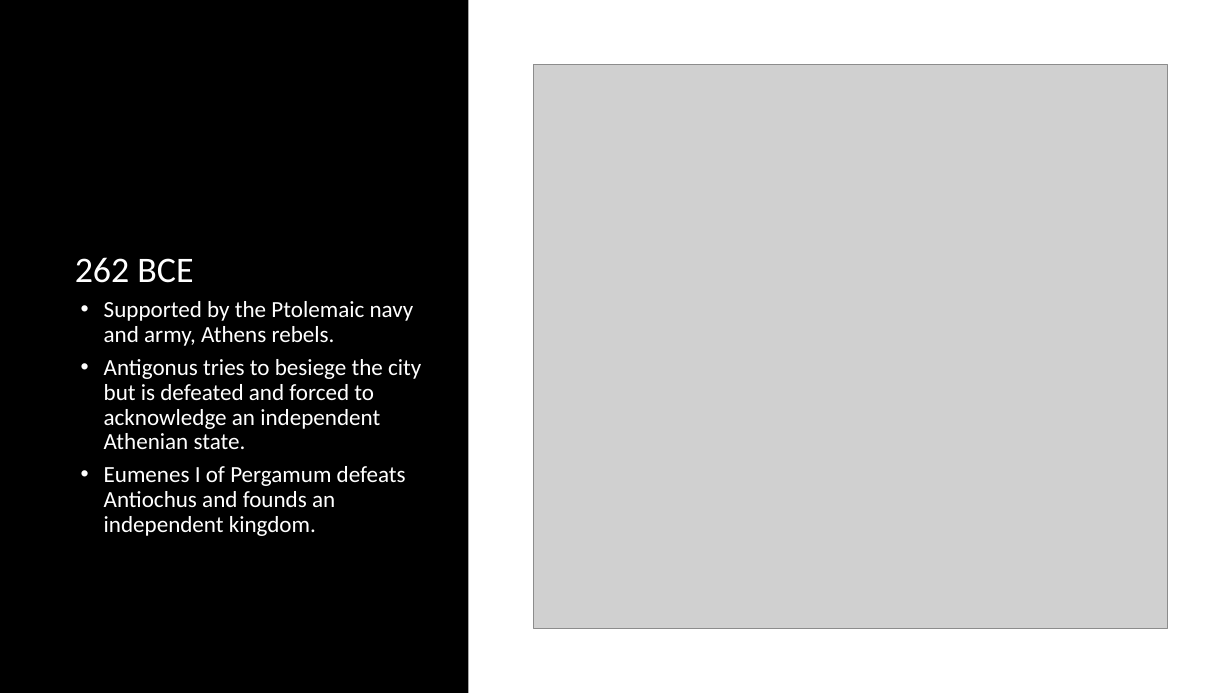
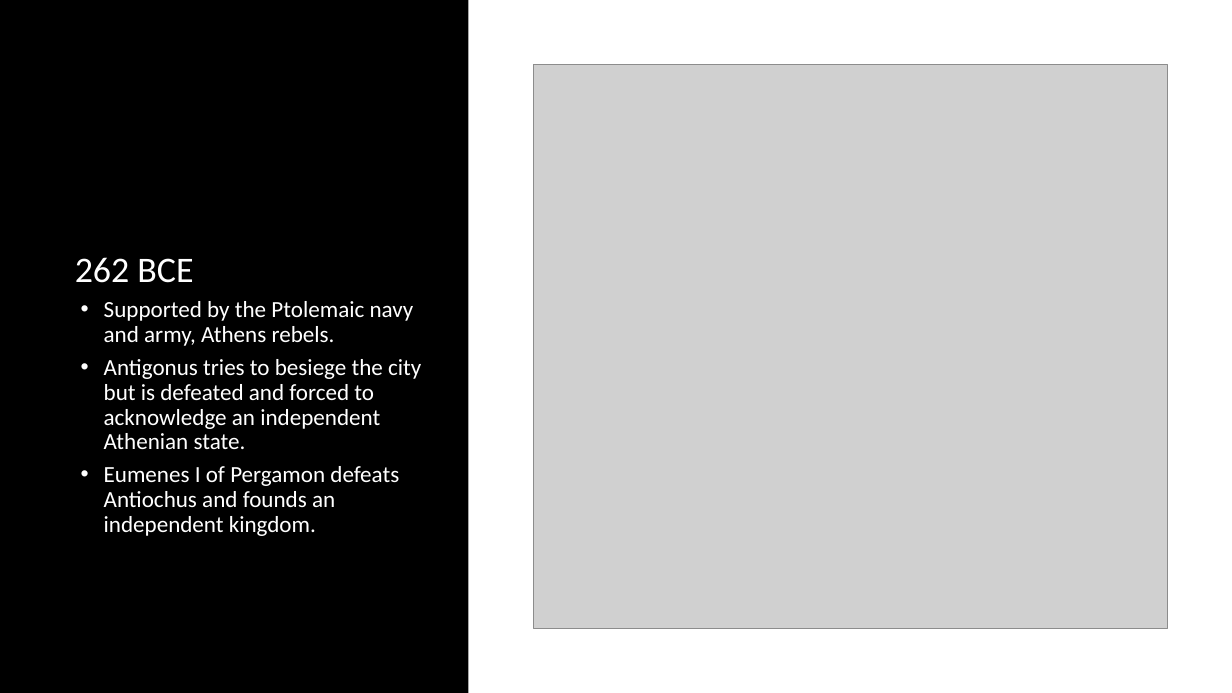
Before and after one commit to 00matthew2000/Lux-Ultima, a slide deck: slide 28 of Map Timeline.pptx. Drawn at 1232x693 pixels with LibreOffice and Linux fonts; fonts in the diff are those of the drawing; grey boxes stand for pictures. Boxes give left, top, right and bottom in pixels: in the first picture for what was removed or moved away, otherwise in the second. Text is boxed around its words. In the diff, an @@ line names an element or a change of style, - is before the commit and + after.

Commit message:
Map Timeline Update & Fix
- Added maps through 225 BCE.
- Added missing conclusion to First Punic War in 241 BCE (oops).
- Added independent realm of Antiochus Hierax where historically relevant.
- Various other minor fixes, you might not even notice idk do y'all even read these

```diff
--- a/Map Timeline.pptx
+++ b/Map Timeline.pptx
@@ text at [104, 466, 399, 536]: text changed @@
-• Eumenes I of Pergamum defeats Antiochus and founds an independent kingdom.
+• Eumenes I of Pergamon defeats Antiochus and founds an independent kingdom.
```
Also in this commit, not shown: 3 other slides changed, 5 slides added.
